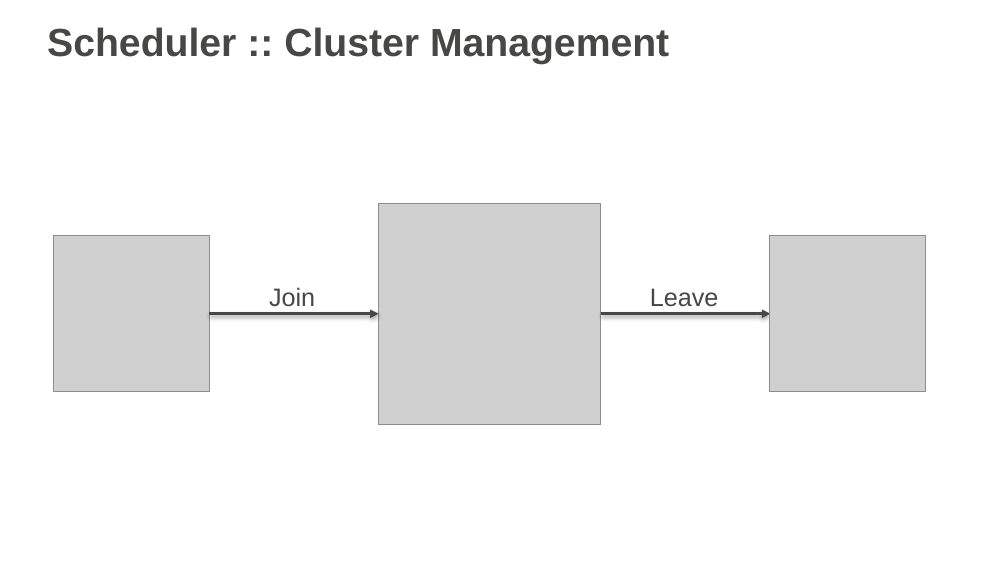
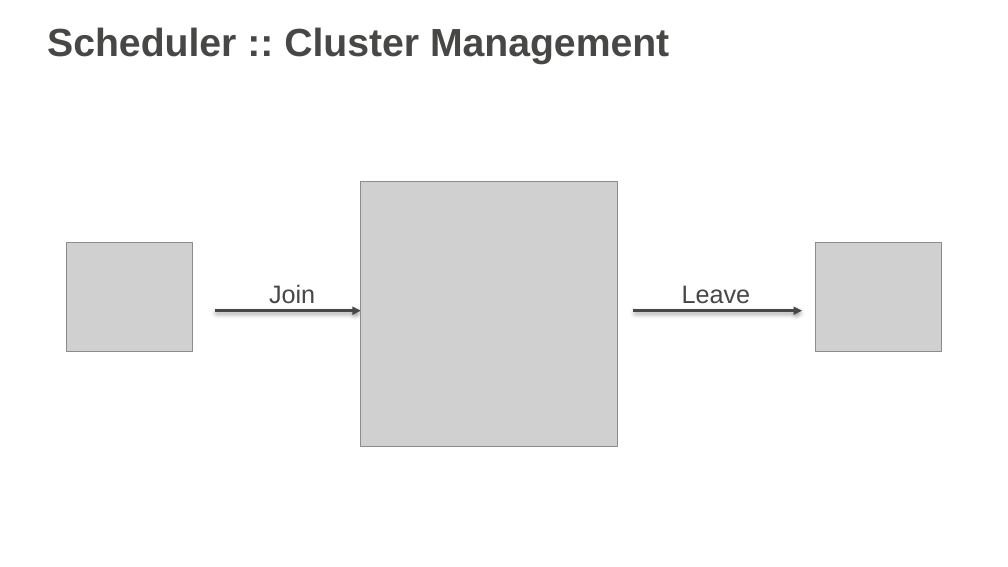
Before and after one commit to remind101/reInvent-2015, a slide deck: slide 13 of slides/slides-loft.pptx. Drawn at 1008x567 pixels with LibreOffice and Linux fonts; fonts in the diff are those of the drawing; grey boxes stand for pictures; background and template pictures are left out. Boxes give left, top, right and bottom in pixels: in the first picture for what was removed or moved away, otherwise in the second. Text is boxed around its words. In the diff, an @@ line names an element or a change of style, - is before the commit and + after.

```diff
--- a/slides/slides-loft.pptx
+++ b/slides/slides-loft.pptx
@@ picture: place and size @@
-picture at <box>379,203,601,424</box>
+picture at <box>361,181,618,447</box>
@@ picture removed at <box>769,236,925,392</box> @@
@@ picture: place and size @@
-picture at <box>53,236,210,392</box>
+picture at <box>67,243,193,352</box>
@@ picture added at <box>815,243,941,352</box> @@
@@ text "Leave": place and size @@
-text "Leave" at <box>650,288,719,307</box>
+text "Leave" at <box>682,285,751,304</box>
@@ arrow moved from (210, 313) - (379, 313) to (215, 310) - (361, 310) @@
@@ arrow moved from (601, 313) - (770, 313) to (633, 310) - (802, 310) @@
```
Also in this commit, not shown: 18 other slides changed, 1 other file.
